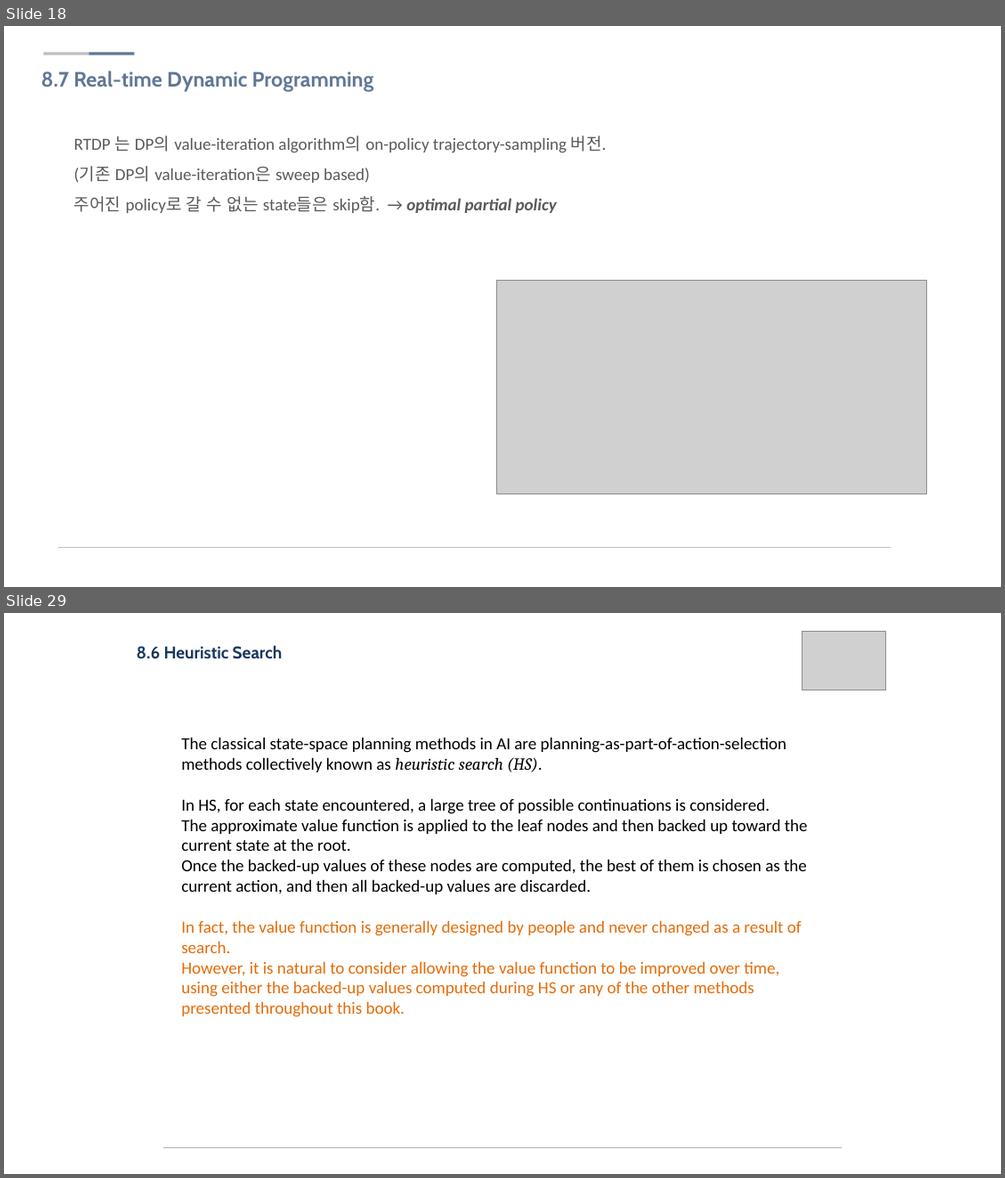
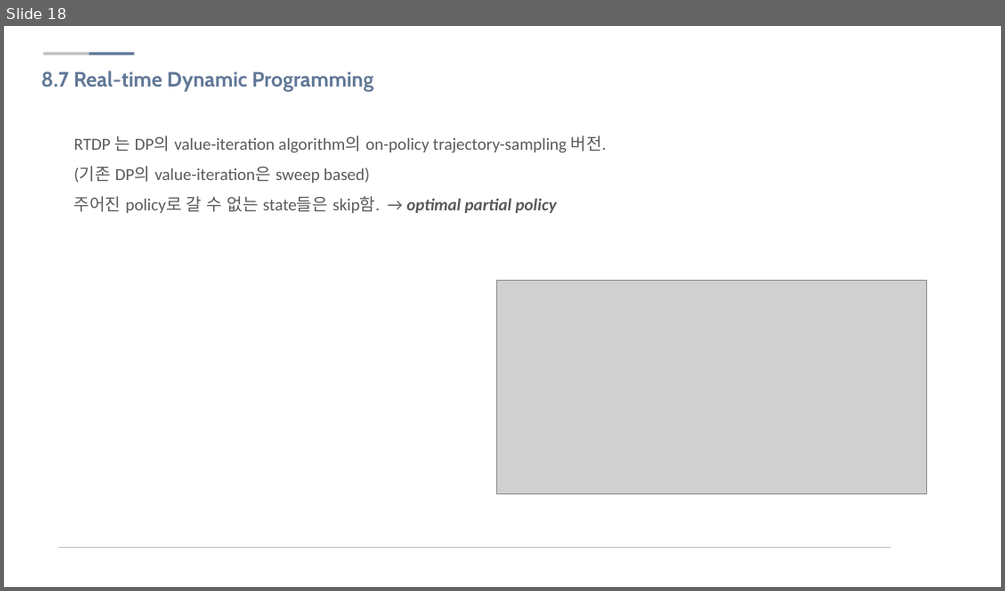
Before and after one commit to sjsong08/IDEALab_study, a slide deck: Reinforcement Learning/RL 08.pptx. Shown one above the other, each under a label of ours: slides 18 and 29 before the commit, slide 18 after it; the slides between them are not shown. The pictures are 1005x1178 and 1005x591 pixels, drawn with LibreOffice and Linux fonts; fonts in the diff are those of the drawing; grey boxes stand for pictures; background and template pictures are left out. Boxes give left, top, right and bottom in pixels: in the first picture for what was removed or moved away, otherwise in the second. Text is boxed around its words. In the diff, an @@ line names an element or a change of style, - is before the commit and + after.

```diff
--- a/Reinforcement Learning/RL 08.pptx
+++ b/Reinforcement Learning/RL 08.pptx
@@ slide 29 removed at [4,613,1001,1174], background #FFFFFF @@
@@ picture removed at [802,632,885,690] @@
@@ text removed at [137,645,283,659] @@
-8.6 Heuristic Search
@@ text removed at [181,737,808,1017] @@
-The classical state-space planning methods in AI are planning-as-part-of-action-selection methods collectively known as heuristic search (HS).
-In HS, for each state encountered, a large tree of possible continuations is considered.
-The approximate value function is applied to the leaf nodes and then backed up toward the current state at the root.
-Once the backed-up values of these nodes are computed, the best of them is chosen as the current action, and then all backed-up values are discarded.
-In fact, the value function is generally designed by people and never changed as a result of search.
-However, it is natural to consider allowing the value function to be improved over time, using either the backed-up values computed during HS or any of the other methods presented throughout this book.
@@ freeform shape removed at [163,1147,841,1147] @@
```
Also in this commit, not shown: 10 slides changed, 11 other slides removed, 2 other files.
